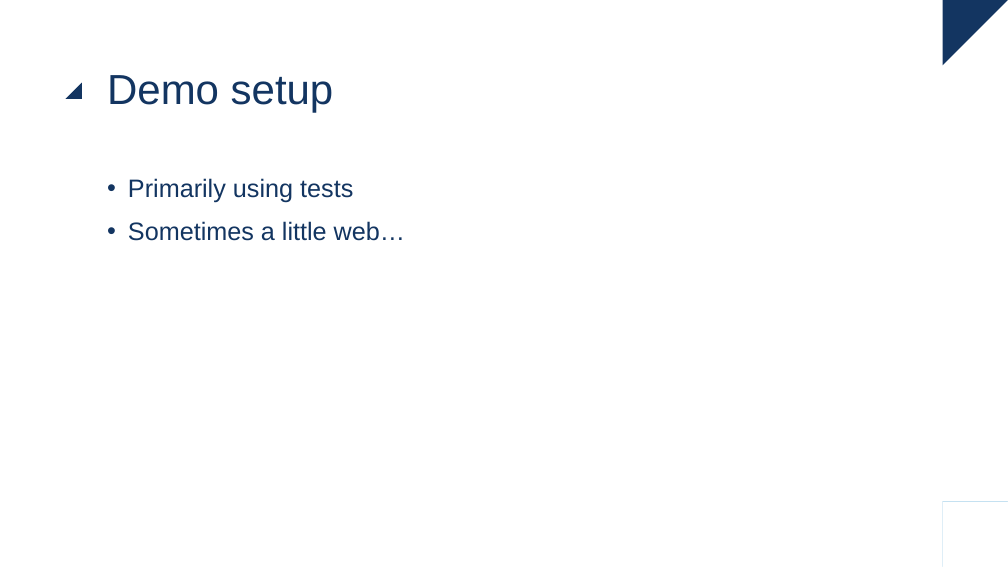
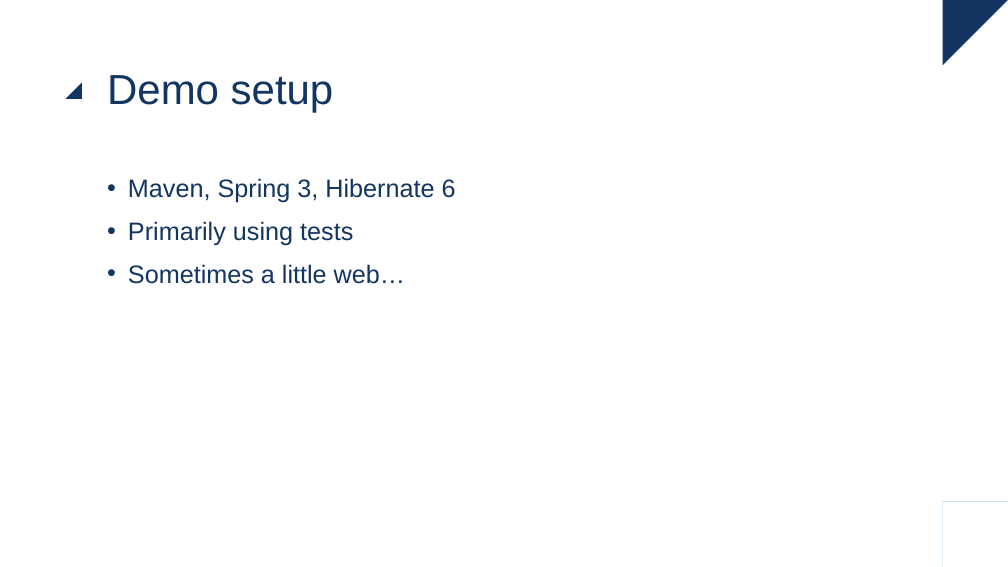
Before and after one commit to raoulvdberge/jpa-with-hibernate, a slide deck: slide 13 of slides.pptx. Drawn at 1008x567 pixels with LibreOffice and Linux fonts; fonts in the diff are those of the drawing. Boxes give left, top, right and bottom in pixels: in the first picture for what was removed or moved away, otherwise in the second. Text is boxed around its words. In the diff, an @@ line names an element or a change of style, - is before the commit and + after.

```diff
--- a/slides.pptx
+++ b/slides.pptx
@@ text at (x1=128, y1=178, x2=456, y2=203): paragraph added @@
+• Maven, Spring 3, Hibernate 6
```
Also in this commit, not shown: 1 other slide changed, 2 other files.
